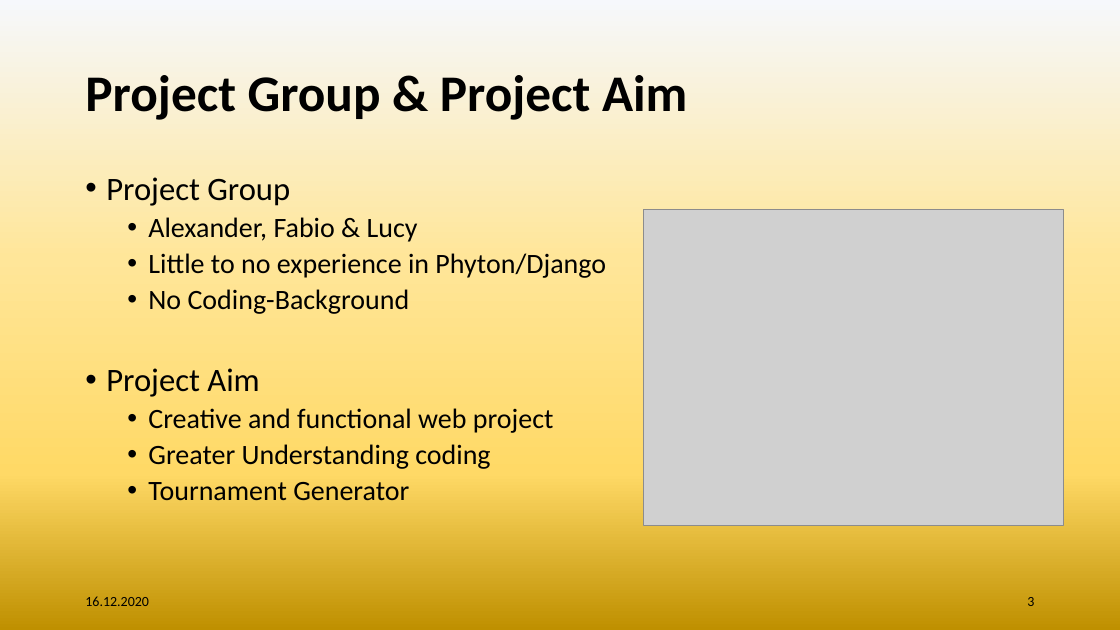
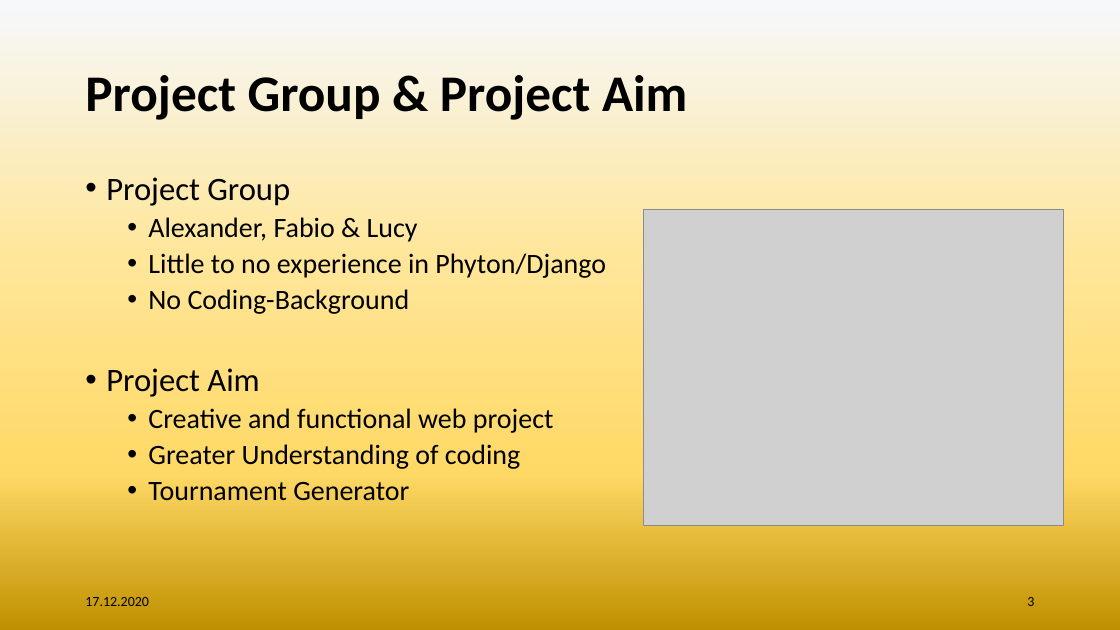
Before and after one commit to BuecAle/TournamentGenerator_ISD, a slide deck: slide 3 of notes/Tournament Generator Presentation.pptx. Drawn at 1120x630 pixels with LibreOffice and Linux fonts; fonts in the diff are those of the drawing; grey boxes stand for pictures; background and template pictures are left out. Boxes give left, top, right and bottom in pixels: in the first picture for what was removed or moved away, otherwise in the second. Text is boxed around its words. In the diff, an @@ line names an element or a change of style, - is before the commit and + after.

Commit message:
Changes for Presentation

```diff
--- a/notes/Tournament Generator Presentation.pptx
+++ b/notes/Tournament Generator Presentation.pptx
@@ text at (148,444,520,469): text changed @@
-  • Greater Understanding coding
+  • Greater Understanding of coding
@@ text at (85,597,149,606): text changed @@
-16.12.2020
+17.12.2020
```
Also in this commit, not shown: 8 other slides changed, 7 other files.
